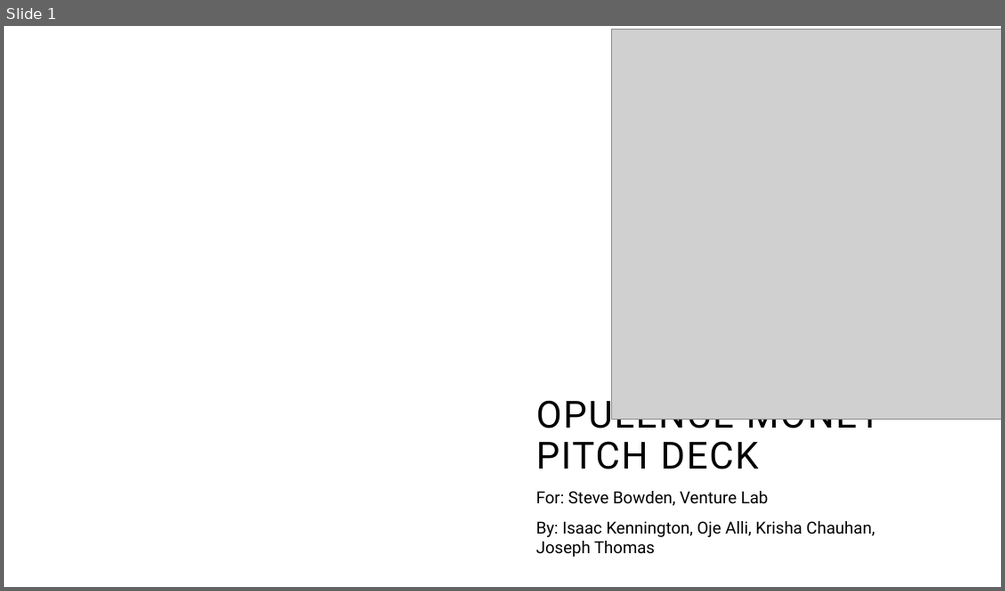
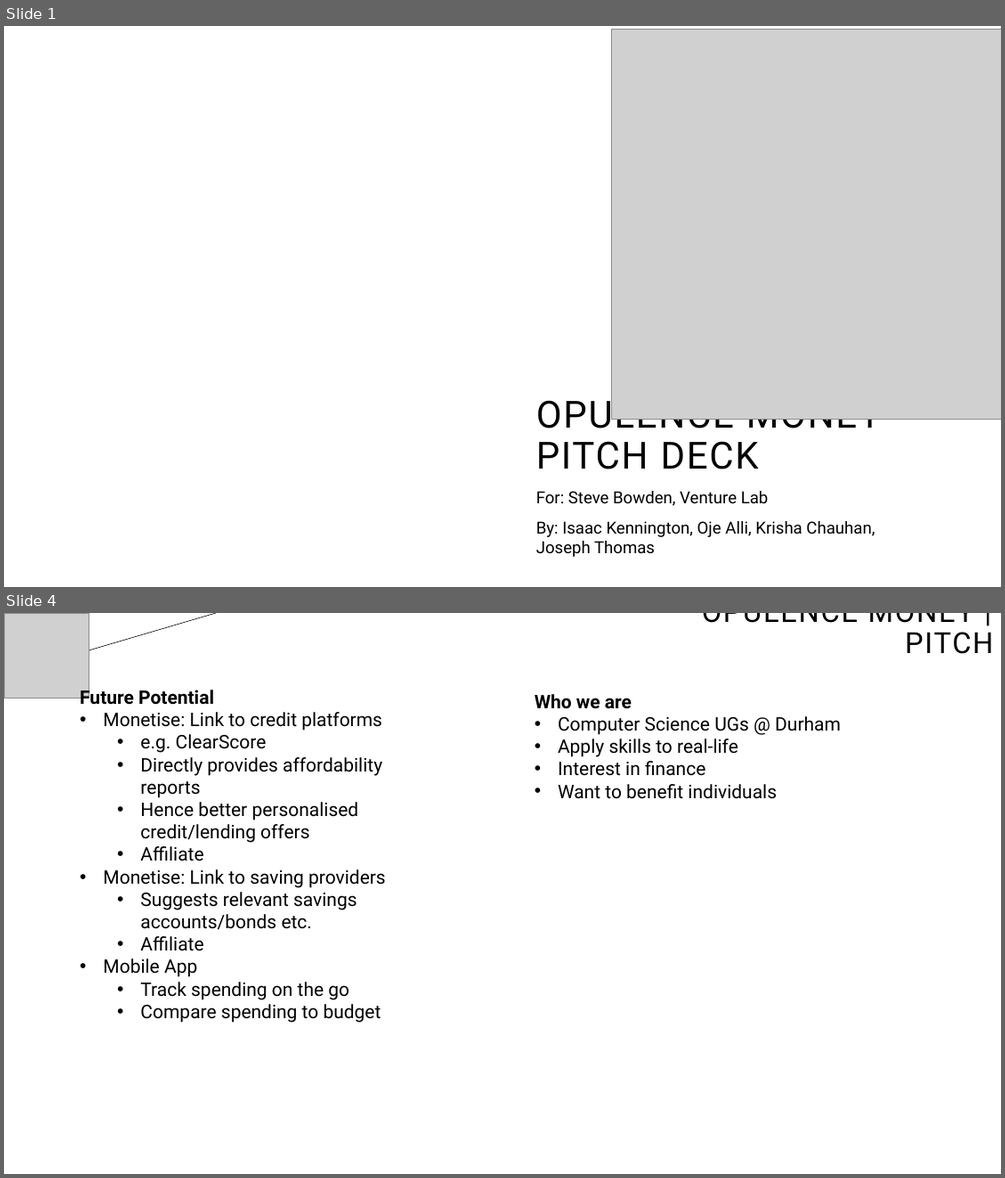
Before and after one commit to striker104/opulencemoney, a slide deck: Pitches/Venture-lab-pitch.pptx. Shown one above the other, each under a label of ours: slide 1 before the commit, slides 1 and 4 after it; the slides between them are not shown. The pictures are 1005x591 and 1005x1178 pixels, drawn with LibreOffice and Linux fonts; fonts in the diff are those of the drawing; grey boxes stand for pictures; background and template pictures are left out. Boxes give left, top, right and bottom in pixels: in the first picture for what was removed or moved away, otherwise in the second. Text is boxed around its words. In the diff, an @@ line names an element or a change of style, - is before the commit and + after.

```diff
--- a/Pitches/Venture-lab-pitch.pptx
+++ b/Pitches/Venture-lab-pitch.pptx
@@ slide 4 added at (4, 613, 1001, 1174), background #FFFFFF @@
@@ line added from (4, 675) to (216, 613), #000000 0.5 pt @@
@@ line added from (62, 613) to (4, 697), #000000 0.5 pt @@
@@ picture added at (4, 613, 89, 698) @@
@@ text added at (702, 613, 993, 654), 28 pt, text #000000 @@
+OPULENCE MONEY | PITCH
@@ text added at (80, 687, 386, 1022), 18 pt, text #000000 @@
+Future Potential
+• Monetise: Link to credit platforms
+  • e.g. ClearScore
+  • Directly provides affordability reports
+  • Hence better personalised credit/lending offers
+  • Affiliate
+• Monetise: Link to saving providers
+  • Suggests relevant savings accounts/bonds etc.
+  • Affiliate
+• Mobile App
+  • Track spending on the go
+  • Compare spending to budget
@@ text added at (534, 694, 841, 799), 18 pt, text #000000 @@
+Who we are
+• Computer Science UGs @ Durham
+• Apply skills to real-life
+• Interest in finance
+• Want to benefit individuals
```
Also in this commit, not shown: 2 other slides added.
